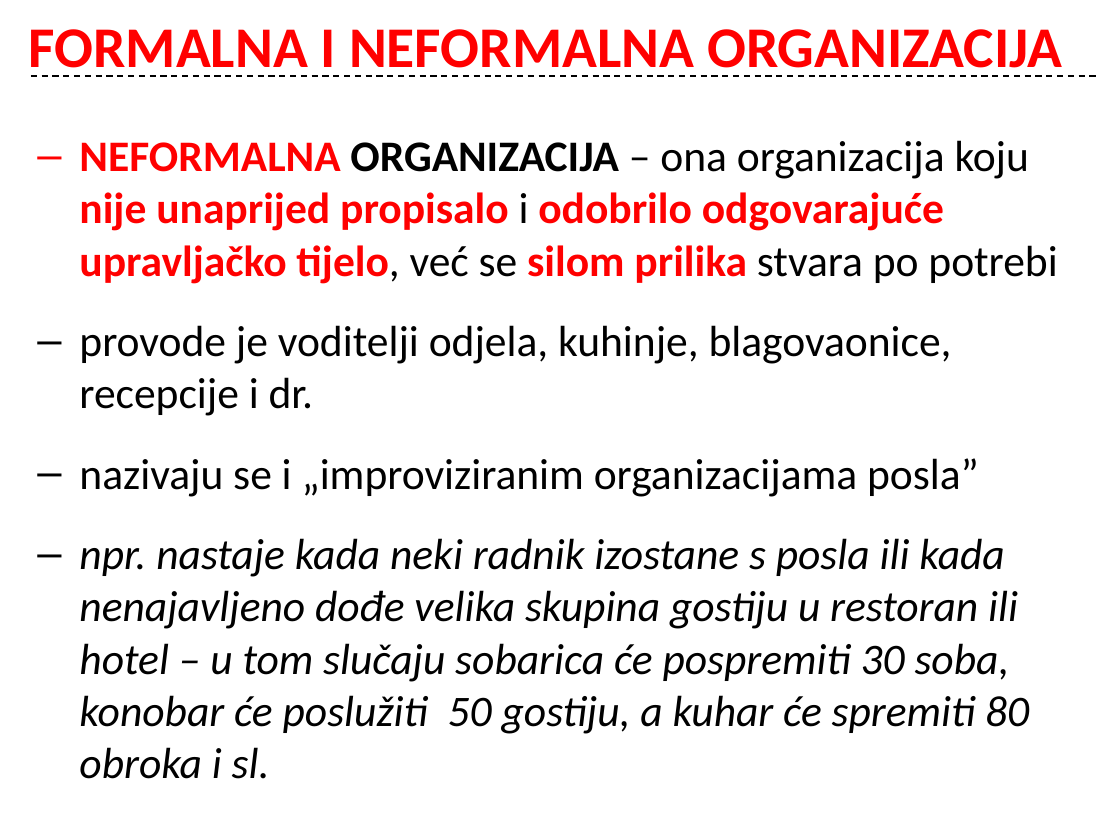
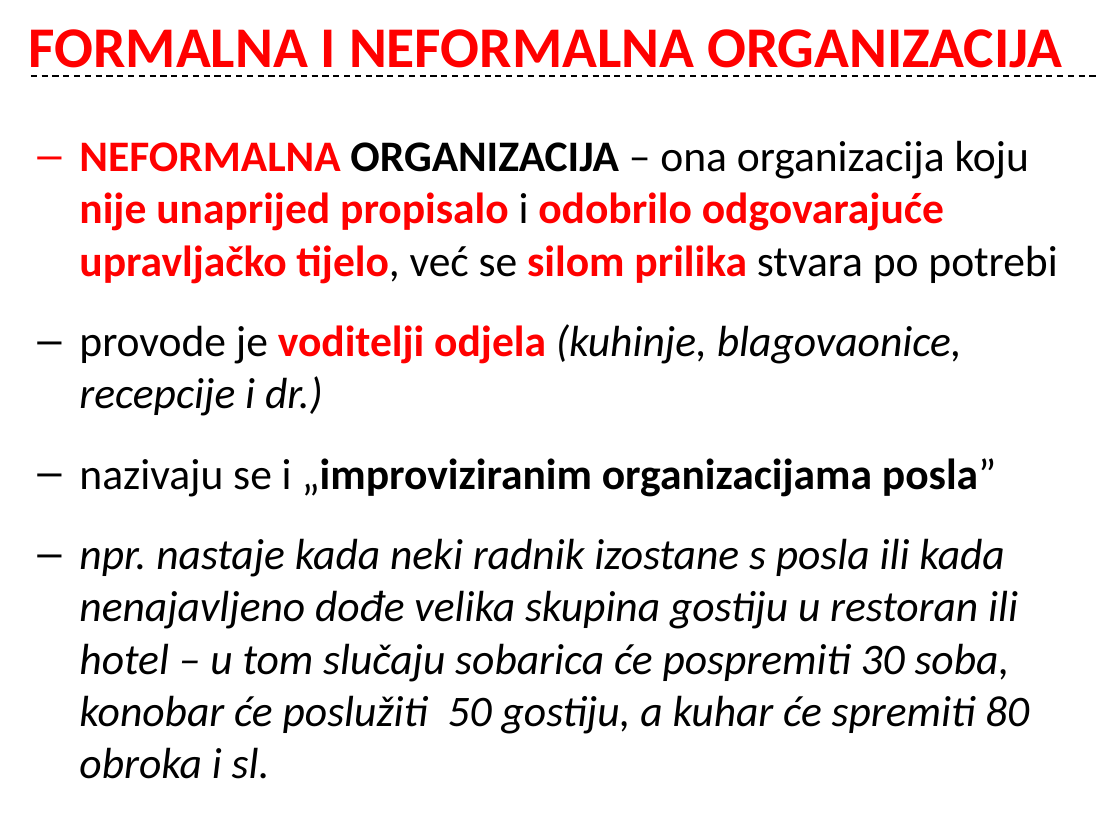
Before and after one commit to cornx/print, a slide deck: slide 15 of data/organizacija/001_Organizacija_uvod.pptx. Drawn at 1120x840 pixels with LibreOffice and Linux fonts; fonts in the diff are those of the drawing. Boxes give left, top, right and bottom in pixels: in the first picture for what was removed or moved away, otherwise in the second. Text is boxed around its words. In the diff, an @@ line names an element or a change of style, - is before the commit and + after.

```diff
--- a/data/organizacija/001_Organizacija_uvod.pptx
+++ b/data/organizacija/001_Organizacija_uvod.pptx
@@ text at <box>79,324,962,416</box>: text changed; italic on @@
-– provode je voditelji odjela, kuhinje, blagovaonice, recepcije i dr.
+– provode je voditelji odjela (kuhinje, blagovaonice, recepcije i dr.)
@@ text at <box>79,458,996,497</box>: bold on in "„improviziranim organizacijama posla”" @@
```
Also in this commit, not shown: 4 other slides changed.
